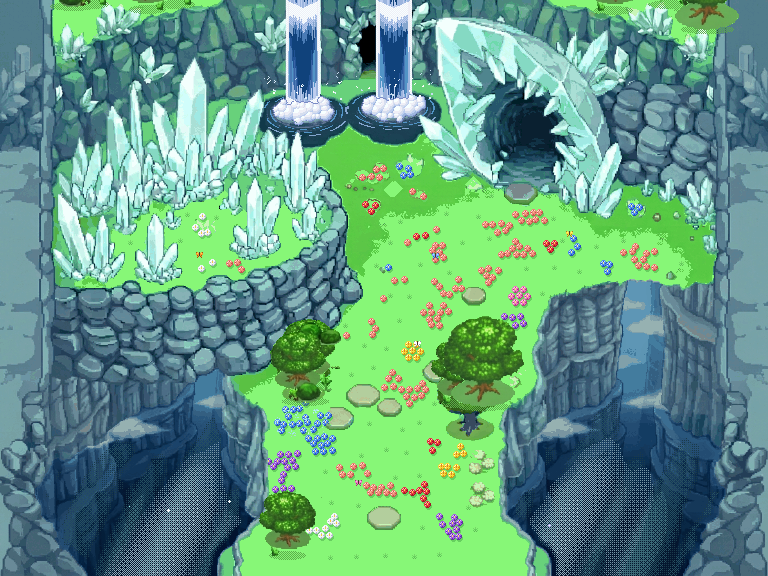
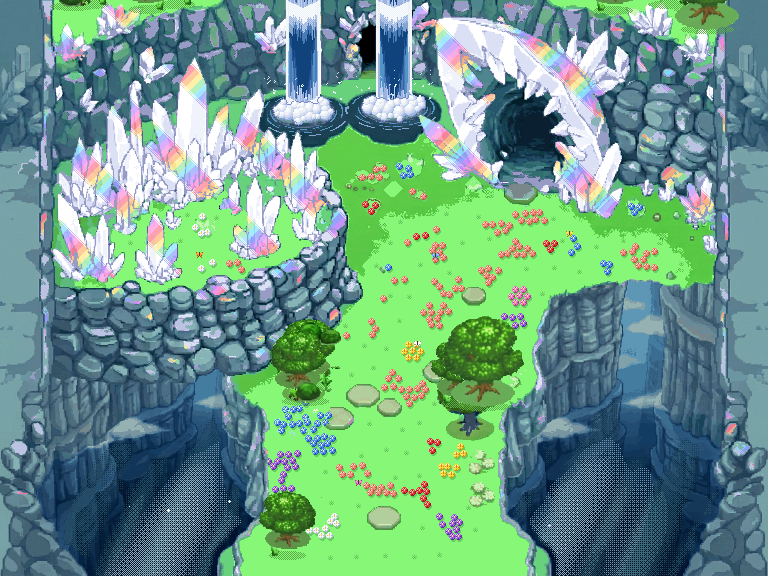
Comparing the layer stacks of the two (768, 576) images. Changes:
added layer "09_reflets_f0" above "08_cristaux" over [17, 3, 754, 534]
added layer "08_cristaux" above "07_falaises" over [11, 0, 754, 575]
painted on "07_falaises" over [11, 0, 754, 575]
